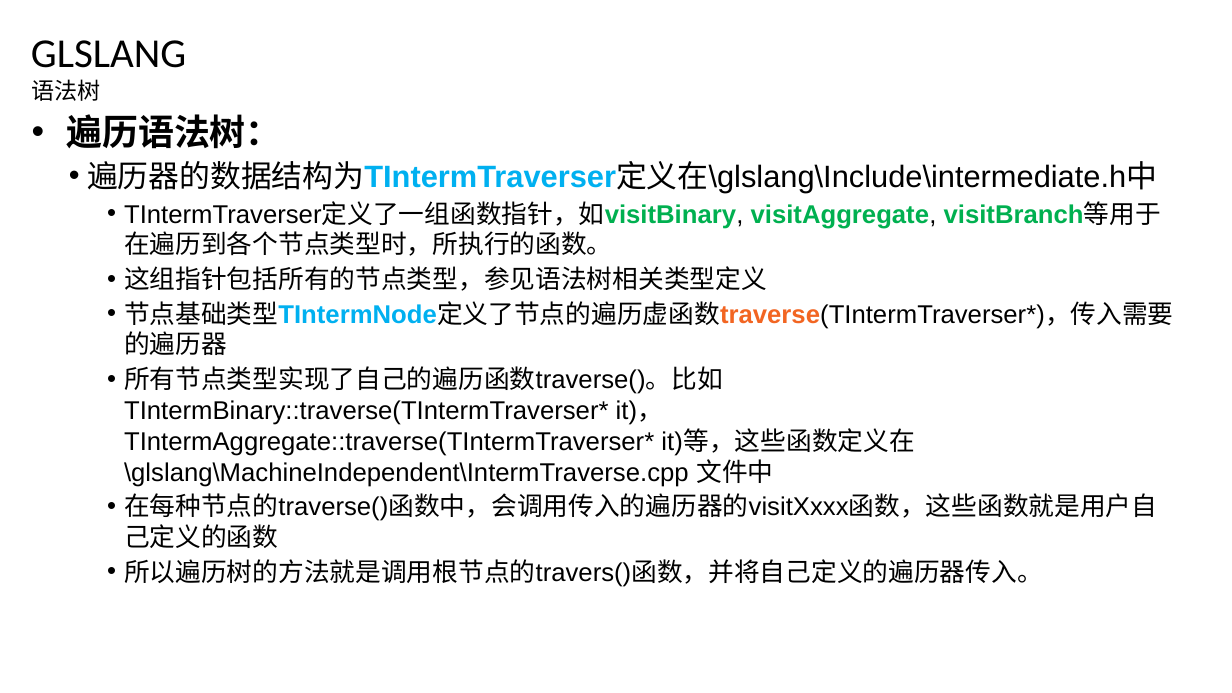
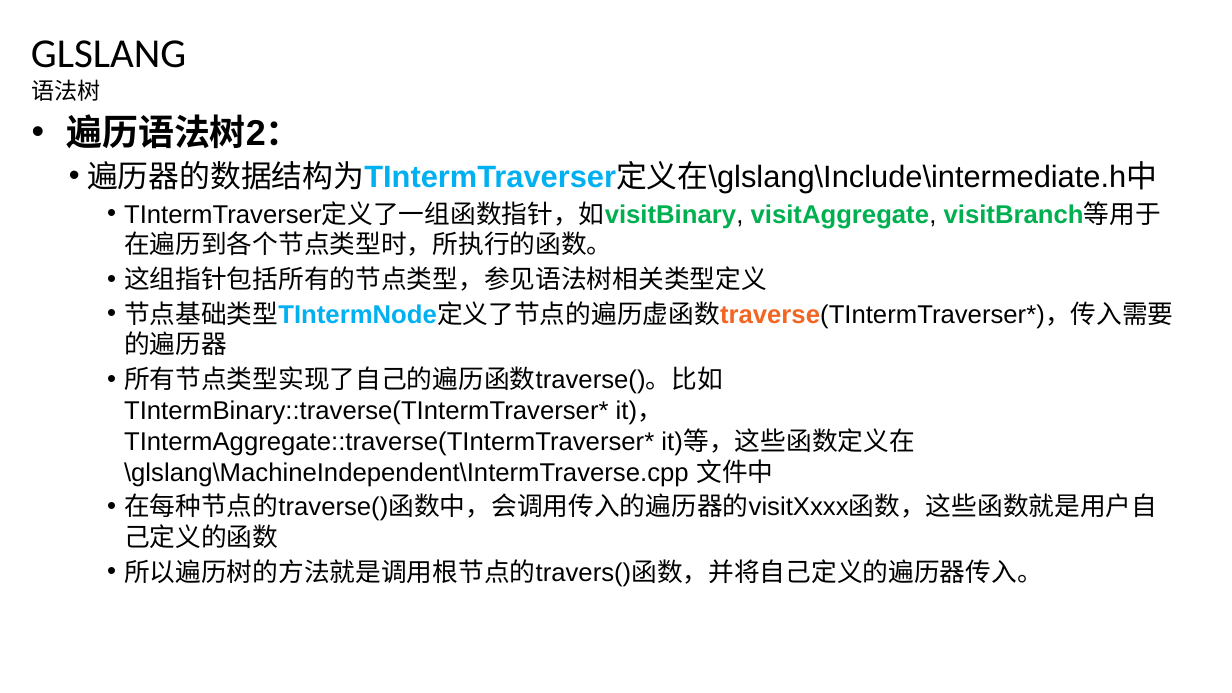
Before and after one commit to feifei14119/glslang, a slide deck: slide 12 of doc/glslang study.pptx (slide 11 before the commit). Drawn at 1232x693 pixels with LibreOffice and Linux fonts; fonts in the diff are those of the drawing; background and template pictures are left out. Boxes give left, top, right and bottom in pixels: in the first picture for what was removed or moved away, otherwise in the second. Text is boxed around its words. In the diff, an @@ line names an element or a change of style, - is before the commit and + after.

```diff
--- a/doc/glslang study.pptx
+++ b/doc/glslang study.pptx
@@ text at <box>66,114,301,149</box>: text changed @@
-• 遍历语法树：
+• 遍历语法树2：
```
Also in this commit, not shown: 4 other slides changed, 4 slides added, 10 other files.
